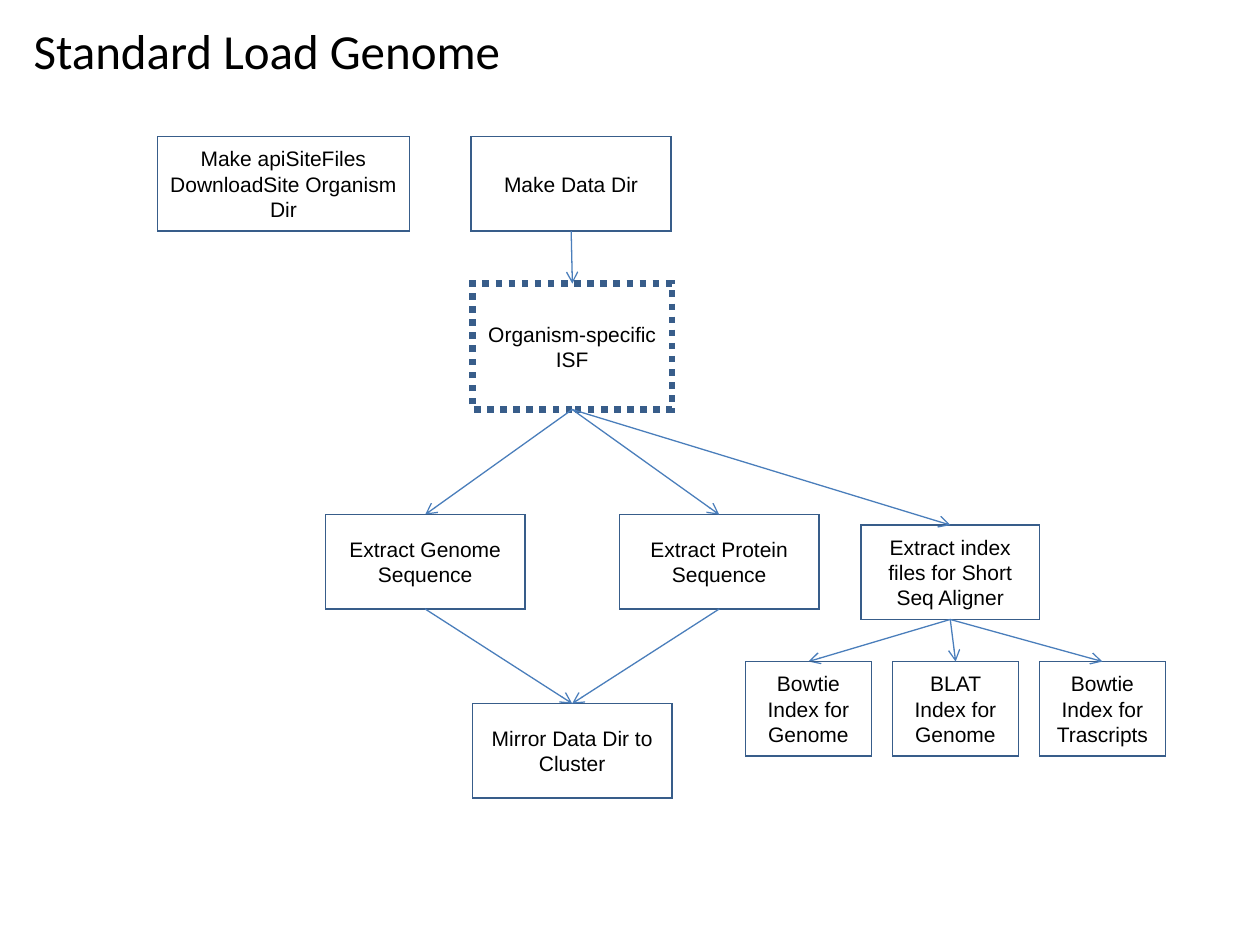
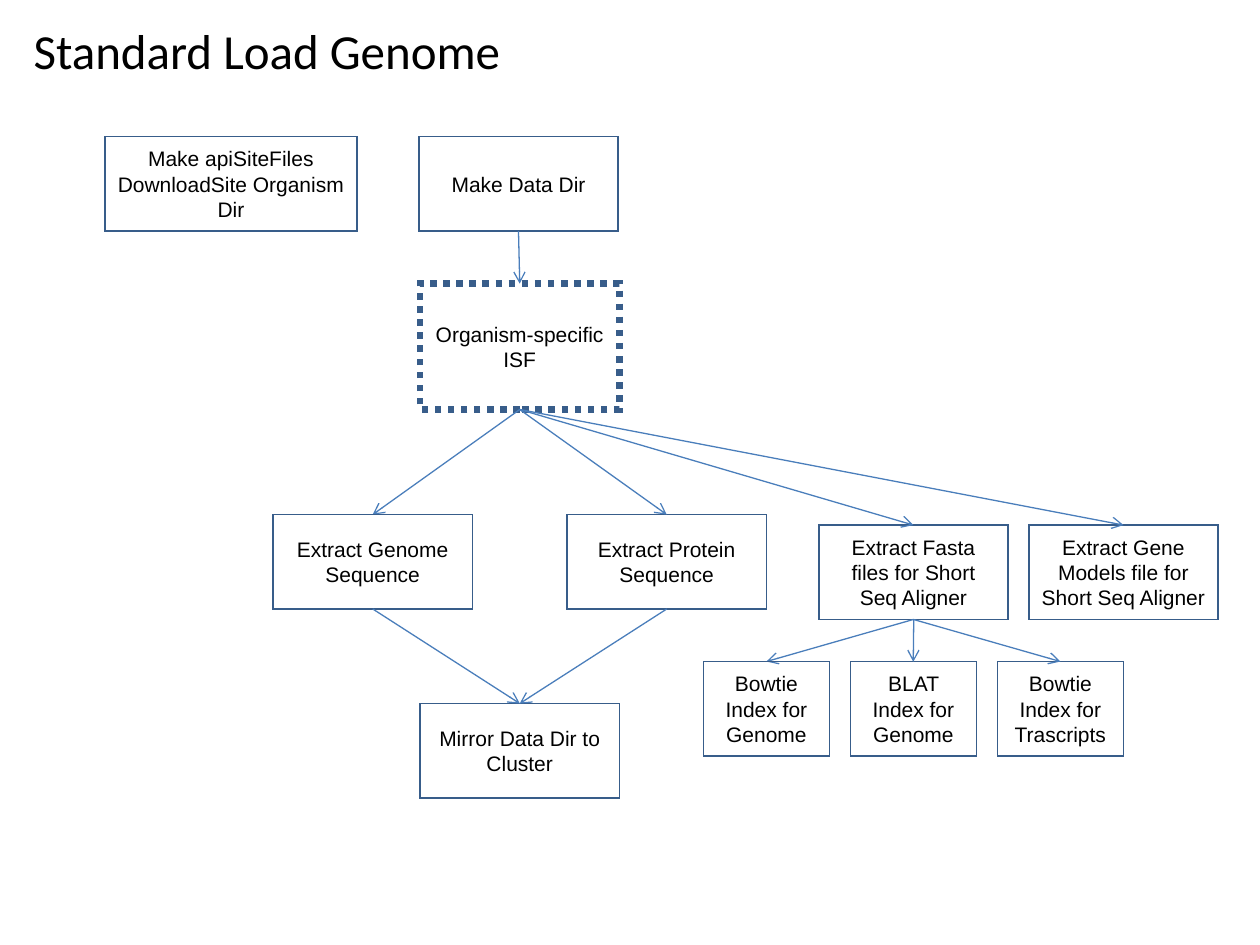
Before and after one commit to VEuPathDB/ApiCommonWorkflow, a slide deck: slide 5 of Main/doc/IntegratedWorkflow.ppt. Drawn at 1260x945 pixels with LibreOffice and Linux fonts; fonts in the diff are those of the drawing. Boxes give left, top, right and bottom in pixels: in the first picture for what was removed or moved away, otherwise in the second. Text is boxed around its words. In the diff, an @@ line names an element or a change of style, - is before the commit and + after.

```diff
--- a/Main/doc/IntegratedWorkflow.ppt
+++ b/Main/doc/IntegratedWorkflow.ppt
@@ 3 rectangles, 3 arrows: place and size @@
-3 rectangles, 3 arrows at [158, 136, 819, 703]
+3 rectangles, 3 arrows at [105, 136, 766, 703]
@@ arrow moved from (572, 410) - (950, 525) to (519, 410) - (914, 525) @@
@@ arrow added from (520, 410) to (1124, 525), #4A7EBB 0.74 pt @@
@@ rectangle "Extract Fasta files for Short ...": place and size @@
-rectangle "Extract Fasta files for Short ..." at [861, 525, 1040, 620]
+rectangle "Extract Fasta files for Short ..." at [819, 525, 1008, 620]
@@ rectangle added at [1029, 525, 1218, 620], outline #385D8A 0.99 pt, 12 pt, text #000000 @@
+Extract Gene Models file for Short Seq Aligner
@@ text in rectangle at [852, 540, 975, 610]: text changed @@
-Extract index files for Short Seq Aligner
+Extract Fasta files for Short Seq Aligner
@@ 3 rectangles, 2 arrows: place and size @@
-3 rectangles, 2 arrows at [325, 284, 672, 798]
+3 rectangles, 2 arrows at [273, 284, 619, 798]
@@ arrow moved from (950, 620) - (809, 662) to (914, 620) - (766, 662) @@
@@ arrow moved from (950, 620) - (1102, 662) to (914, 620) - (1061, 662) @@
@@ arrow moved from (950, 620) - (955, 662) to (914, 620) - (914, 662) @@
@@ rectangle "Bowtie Index for Genome": place and size @@
-rectangle "Bowtie Index for Genome" at [746, 662, 872, 756]
+rectangle "Bowtie Index for Genome" at [703, 662, 829, 756]
@@ rectangle "BLAT Index for Genome": place and size @@
-rectangle "BLAT Index for Genome" at [892, 662, 1018, 756]
+rectangle "BLAT Index for Genome" at [850, 662, 976, 756]
@@ rectangle "Bowtie Index for Trascripts": place and size @@
-rectangle "Bowtie Index for Trascripts" at [1040, 662, 1166, 756]
+rectangle "Bowtie Index for Trascripts" at [998, 662, 1124, 756]
```
Also in this commit, not shown: 4 other slides changed, 4 other files.
